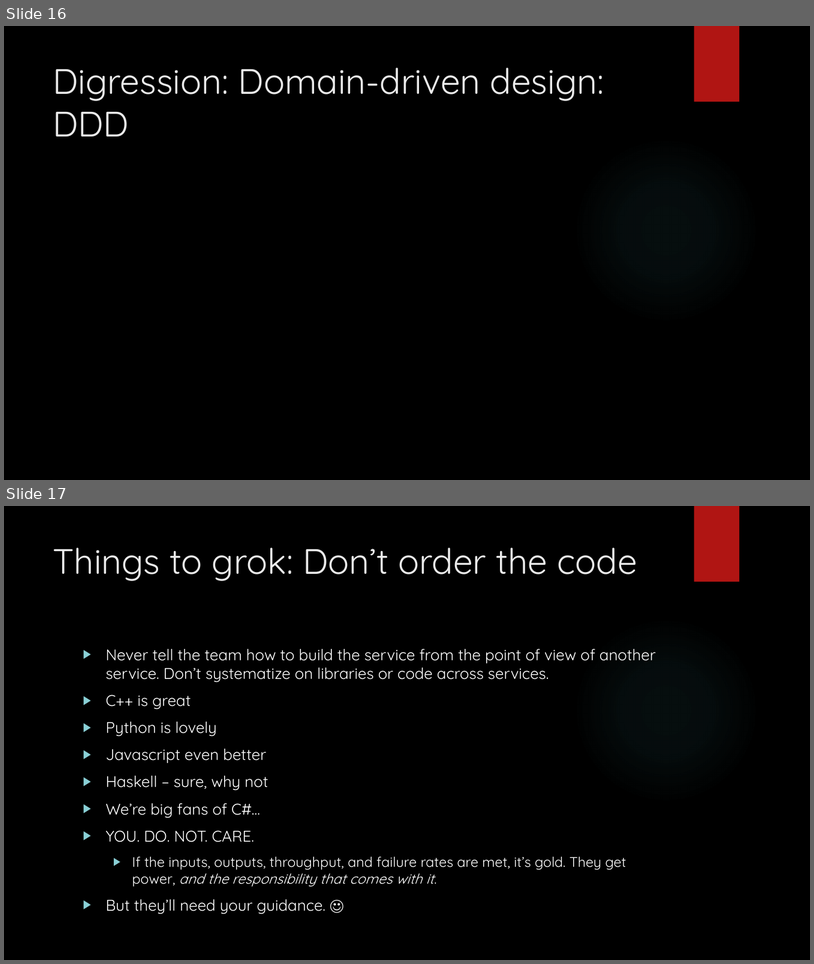
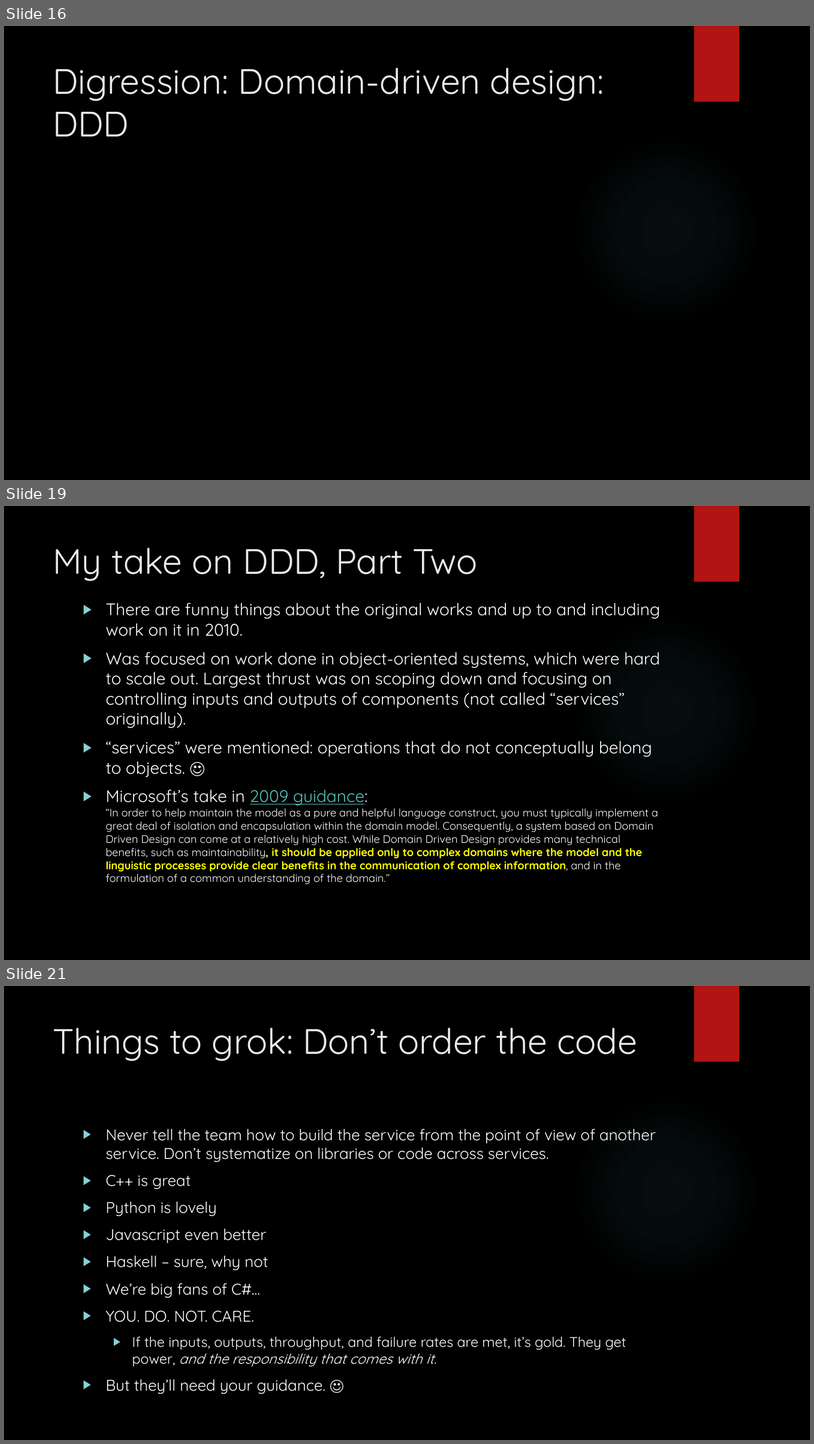
Before and after one commit to arif-aigonix/leap2015, a slide deck: Microservices Overview.pptx. Shown one above the other, each under a label of ours: slides 16 and 17 before the commit, slides 16, 19 and 21 after it; the slides between them are not shown. The pictures are 814x964 and 814x1444 pixels, drawn with LibreOffice and Linux fonts; fonts in the diff are those of the drawing; background and template pictures are left out. Boxes give left, top, right and bottom in pixels: in the first picture for what was removed or moved away, otherwise in the second. Text is boxed around its words. In the diff, an @@ line names an element or a change of style, - is before the commit and + after.

Commit message:
basic domain design high-level

```diff
--- a/Microservices Overview.pptx
+++ b/Microservices Overview.pptx
@@ slide 19 added at (4,506,810,960), background picture (left out); not listed: 2 template elements that a slide beside it also shows @@
@@ title added at (53,547,478,581), 42 pt, text #EBEBEB @@
+My take on DDD, Part Two
@@ text added at (106,603,660,884), 13 pt, text #FFFFFF @@
+▶ There are funny things about the original works and up to and including work on it in 2010.
+▶ Was focused on work done in object-oriented systems, which were hard to scale out. Largest thrust was on scoping down and focusing on controlling inputs and outputs of components (not called “services” originally).
+▶ “services” were mentioned: operations that do not conceptually belong to objects. ☺
+▶ Microsoft’s take in 2009 guidance:
+  “In order to help maintain the model as a pure and helpful language construct, you must typically implement a great deal of isolation and encapsulation within the domain model. Consequently, a system based on Domain Driven Design can come at a relatively high cost. While Domain Driven Design provides many technical benefits, such as maintainability, it should be applied only to complex domains where the model and the linguistic processes provide clear benefits in the communication of complex information, and in the formulation of a common understanding of the domain.”
@@ what was slide 17 is now slide 21 @@
```
Also in this commit, not shown: 3 other slides added.
